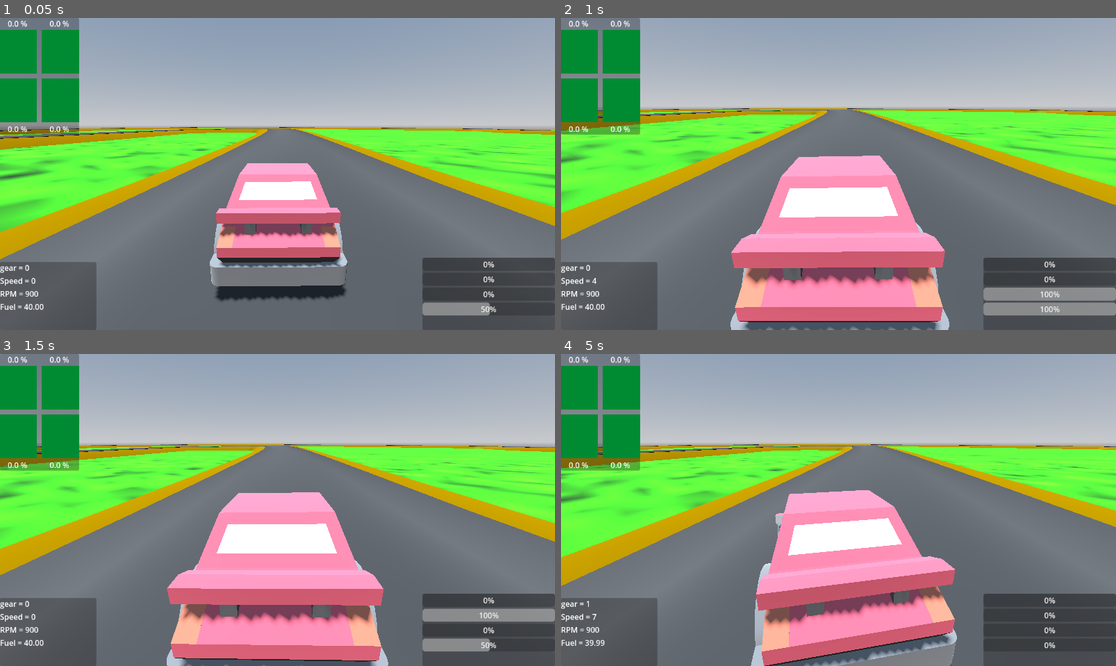
Above: before the commit, frames 1-4 (two rows, left to right).
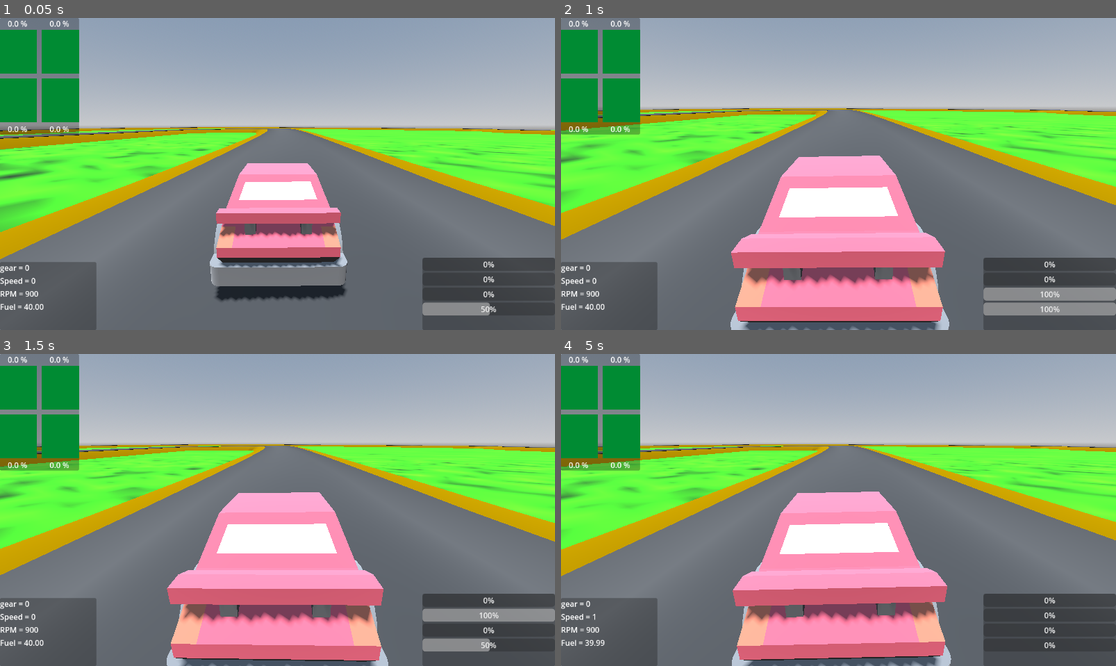
Above: after the commit, the same moments.

Repository: Dechode/Godot-Advanced-Vehicle
Game: Godot game, scene res://levels/world.tscn
Two runs of this game, one before a commit and one after it. Both use one fixed random seed, a clock stepped at 60 frames per second and the inputs below.
Inputs:
- Up to frame 1 (0.05 s): no input
- Up to frame 2 (1 s): hold Right (SteerRight) from 0.53 s (still down); hold C (Clutch) from 0.53 s (still down)
- Up to frame 3 (1.5 s): release Right (SteerRight) at 1.28 s; release C (Clutch) at 1.28 s; hold Down (Brake) from 1.28 s (still down); tap C (Clutch) at 1.35 s
- Up to frame 4 (5 s): release Down (Brake) at 2.03 s; hold Right (SteerRight) 2.03-2.78 s; hold Up (Throttle) 2.03-2.78 s; tap C (Clutch) at 2.3, 2.85, 4.55 s; hold A (ShiftUp) 2.78-3.53 s; hold C (Clutch) 3.53-4.28 s; hold Left (SteerLeft) from 3.53 s (still down); tap Up (Throttle) at 4.35 s

Frame 1 is identical in both runs. In frame 2, less than 0.1% of the frame differs, in the area x 0-97%, y 28-100%; in frame 3, less than 0.1%; in frame 4, 16%, in the area x 0-100%, y 28-100%.
Error after the commit: Invalid access to property or key 'automatic' on a base object of type 'Nil'. (res://scenes/vehicle/base_car.gd:104)

Commit message:
Refactor drivetrain params, better awd model

Diff:
--- a/scenes/vehicle/base_car.gd
+++ b/scenes/vehicle/base_car.gd
@@ -71,20 +71,7 @@
 func _ready() -> void:
 	clutch.friction = car_params.clutch_friction
 
-	drivetrain.rear_diff = car_params.rear_diff
-	drivetrain.front_diff = car_params.front_diff
-	drivetrain.gear_inertia = car_params.gear_inertia
-	drivetrain.gear_ratios = car_params.gear_ratios
-	drivetrain.reverse_ratio = car_params.reverse_ratio
-	drivetrain.final_drive = car_params.final_drive
-	drivetrain.front_diff_power_ratio = car_params.front_diff_power_ratio
-	drivetrain.rear_diff_power_ratio = car_params.rear_diff_power_ratio
-	drivetrain.front_diff_coast_ratio = car_params.front_diff_coast_ratio
-	drivetrain.rear_diff_coast_ratio = car_params.rear_diff_coast_ratio
-	drivetrain.automatic = car_params.automatic
-	drivetrain.drivetype = car_params.drivetype
-	drivetrain.set_front_diff_preload(car_params.front_diff_preload)
-	drivetrain.set_rear_diff_preload(car_params.rear_diff_preload)
+	drivetrain.drivetrain_params = car_params.drivetrain_params
 	drivetrain.set_input_inertia(car_params.engine_moment)
 
 	wheel_fl.set_params(car_params.wheel_params_fl)
@@ -114,16 +101,16 @@
 	front_brake_torque = brakes_torques.x
 	rear_brake_torque = brakes_torques.y + handbrake_input * car_params.max_handbrake_torque
 
-	if car_params.automatic:
+	if car_params.drivetrain_params.automatic:
 		var reversing = false
 		var shift_time = 700
 		var next_gear_rpm = 0
-		if selected_gear < car_params.gear_ratios.size():
-			next_gear_rpm = car_params.gear_ratios[selected_gear] * drivetrain.final_drive * avg_front_spin * AV_2_RPM
+		if selected_gear < car_params.drivetrain_params.gear_ratios.size():
+			next_gear_rpm = car_params.drivetrain_params.gear_ratios[selected_gear] * car_params.drivetrain_params.final_drive * avg_front_spin * AV_2_RPM
 
 		var prev_gear_rpm = 0
 		if selected_gear - 1 > 0:
-			prev_gear_rpm = car_params.gear_ratios[selected_gear - 1] * drivetrain.final_drive * avg_front_spin * AV_2_RPM
+			prev_gear_rpm = car_params.drivetrain_params.gear_ratios[selected_gear - 1] * car_params.drivetrain_params.final_drive * avg_front_spin * AV_2_RPM
 
 		if selected_gear == -1:
 			reversing = true
@@ -151,7 +138,50 @@
 	prev_pos = global_transform.origin
 	z_vel = -local_vel.z
 	x_vel = local_vel.x
-	drag_force()
+
+	##### Steerin with steer speed #####
+	if (steering_input < steering_amount):
+		steering_amount -= car_params.steer_speed * delta
+		if (steering_input > steering_amount):
+			steering_amount = steering_input
+
+	elif (steering_input > steering_amount):
+		steering_amount += car_params.steer_speed * delta
+		if (steering_input < steering_amount):
+			steering_amount = steering_input
+
+	wheel_fl.steer(steering_amount, car_params.max_steer)
+	wheel_fr.steer(steering_amount, car_params.max_steer)
+
+	##### Engine loop #####
+	drag_torque = car_params.engine_brake + rpm * car_params.engine_drag
+	torque_out = (get_engine_torque(rpm) + drag_torque ) * throttle_input
+	engine_net_torque = torque_out + clutch_reaction_torque - drag_torque
+
+	rpm += AV_2_RPM * delta * engine_net_torque / car_params.engine_moment
+	engine_angular_vel = rpm / AV_2_RPM
+
+	if rpm >= car_params.max_engine_rpm:
+		torque_out = 0
+		rpm -= 500
+
+	if rpm <= car_params.rpm_idle + 10 and abs(z_vel) < 10 and throttle_input <= 0.05:
+		clutch_input = 1.0
+
+	if selected_gear == 0:
+		freewheel(delta)
+	else:
+		engage(delta)
+
+	rpm = max(rpm , car_params.rpm_idle)
+
+	if fuel <= 0.0:
+		torque_out = 0.0
+		rpm = 0.0
+		stop_engine_sound()
+
+	play_engine_sound()
+	burn_fuel(delta)
 
 	##### AntiRollBar #####
 	var prev_comp = susp_comp
@@ -159,50 +189,7 @@
 	susp_comp[3] = wheel_br.apply_forces(prev_comp[2], delta)
 	susp_comp[0] = wheel_fr.apply_forces(prev_comp[1], delta)
 	susp_comp[1] = wheel_fl.apply_forces(prev_comp[0], delta)
-
-	##### Steerin with steer speed #####
-	if (steering_input < steering_amount):
-		steering_amount -= car_params.steer_speed * delta
-		if (steering_input > steering_amount):
-			steering_amount = steering_input
-
-	elif (steering_input > steering_amount):
-		steering_amount += car_params.steer_speed * delta
-		if (steering_input < steering_amount):
-			steering_amount = steering_input
-
-	wheel_fl.steer(steering_amount, car_params.max_steer)
-	wheel_fr.steer(steering_amount, car_params.max_steer)
-
-	##### Engine loop #####
-	drag_torque = car_params.engine_brake + rpm * car_params.engine_drag
-	torque_out = (get_engine_torque(rpm) + drag_torque ) * throttle_input
-	engine_net_torque = torque_out + clutch_reaction_torque - drag_torque
-
-	rpm += AV_2_RPM * delta * engine_net_torque / car_params.engine_moment
-	engine_angular_vel = rpm / AV_2_RPM
-
-	if rpm >= car_params.max_engine_rpm:
-		torque_out = 0
-		rpm -= 500
-
-	if rpm <= car_params.rpm_idle + 10:
-		clutch_input = 1.0
-
-	if selected_gear == 0:
-		freewheel(delta)
-	else:
-		engage(delta)
-
-	rpm = max(rpm , car_params.rpm_idle)
-
-	if fuel <= 0.0:
-		torque_out = 0.0
-		rpm = 0.0
-		stop_engine_sound()
-
-	play_engine_sound()
-	burn_fuel(delta)
+	drag_force()
 
 
 func get_engine_torque(p_rpm) -> float:
@@ -245,11 +232,11 @@
 
 	var gearbox_shaft_speed: float = 0.0
 
-	if car_params.drivetype == car_params.DRIVE_TYPE.RWD:
+	if car_params.drivetrain_params.drivetype == car_params.drivetrain_params.DRIVE_TYPE.RWD:
 		gearbox_shaft_speed = avg_rear_spin * drivetrain.get_gearing()
-	elif car_params.drivetype == car_params.DRIVE_TYPE.FWD:
-		gearbox_shaft_speed = avg_front_spin * drivetrain.get_gearing()
-	elif car_params.drivetype == car_params.DRIVE_TYPE.AWD:
+	elif car_params.drivetrain_params.drivetype == car_params.drivetrain_params.DRIVE_TYPE.FWD:
+		gearbox_shaft_speed = avg_front_spin * car_params.drivetrain_params.get_gearing()
+	elif car_params.drivetrain_params.drivetype == car_params.drivetrain_params.DRIVE_TYPE.AWD:
 		gearbox_shaft_speed = (avg_front_spin + avg_rear_spin) * 0.5 * drivetrain.get_gearing()
 
 	var speed_error = engine_angular_vel - gearbox_shaft_speed
@@ -260,9 +247,7 @@
 	clutch_reaction_torque = reaction_torques.y
 
 	net_drive = drive_reaction_torque * (1 - clutch_input)
-
 	drivetrain.drivetrain(net_drive, rear_brake_torque, front_brake_torque, [wheel_bl, wheel_br, wheel_fl, wheel_fr], delta)
-
 	speedo = avg_front_spin * wheel_fl.tire_radius * 3.6
 
 func drag_force():
@@ -285,7 +270,7 @@
 
 
 func shift_up():
-	if selected_gear < car_params.gear_ratios.size():
+	if selected_gear < car_params.drivetrain_params.gear_ratios.size():
 		selected_gear += 1
 		last_shift_time = Time.get_ticks_msec()
 		drivetrain.set_selected_gear(selected_gear)
--- a/scenes/vehicle/car_params.gd
+++ b/scenes/vehicle/car_params.gd
@@ -37,24 +37,25 @@
 @export var clutch_friction = 500.0
 
 ######### Drivetrain variables #########
-@export var drivetype = DRIVE_TYPE.RWD
-@export var automatic := false
-
-@export var gear_ratios = [ 3.1, 2.61, 2.1, 1.72, 1.2, 1.0 ]
-@export var final_drive = 3.7
-@export var reverse_ratio = 3.9
-@export var gear_inertia = 0.12
-
-@export var front_diff = DIFF_TYPE.LIMITED_SLIP
-@export var front_diff_preload = 50.0
-@export var front_diff_power_ratio: float = 2.0
-@export var front_diff_coast_ratio: float = 1.0
-@export var rear_diff = DIFF_TYPE.LIMITED_SLIP
-@export var rear_diff_preload = 50.0
-@export var rear_diff_power_ratio: float = 2.0
-@export var rear_diff_coast_ratio: float = 1.0
-
-@export var center_split_fr = 0.4 # AWD torque split front / rear
+@export var drivetrain_params: DriveTrainParameters
+#@export var drivetype = DRIVE_TYPE.RWD
+#@export var automatic := false
+#
+#@export var gear_ratios = [ 3.1, 2.61, 2.1, 1.72, 1.2, 1.0 ]
+#@export var final_drive = 3.7
+#@export var reverse_ratio = 3.9
+#@export var gear_inertia = 0.12
+#
+#@export var front_diff = DIFF_TYPE.LIMITED_SLIP
+#@export var front_diff_preload = 50.0
+#@export var front_diff_power_ratio: float = 2.0
+#@export var front_diff_coast_ratio: float = 1.0
+#@export var rear_diff = DIFF_TYPE.LIMITED_SLIP
+#@export var rear_diff_preload = 50.0
+#@export var rear_diff_power_ratio: float = 2.0
+#@export var rear_diff_coast_ratio: float = 1.0
+#
+#@export var center_split_fr = 0.4 # AWD torque split front / rear
 
 ######### Aero #########
 @export var cd = 0.3
--- /dev/null
+++ b/scenes/vehicle/diff_params.gd
@@ -0,0 +1,14 @@
+class_name DiffParameters
+extends Resource
+
+enum DIFF_TYPE {
+	LIMITED_SLIP,
+	OPEN_DIFF,
+	LOCKED,
+}
+
+@export var diff_preload = 50.0
+@export var power_ratio: float = 2.0
+@export var coast_ratio: float = 1.0
+
+@export var diff_type = DIFF_TYPE.LIMITED_SLIP
--- a/scenes/vehicle/drivetrain.gd
+++ b/scenes/vehicle/drivetrain.gd
@@ -19,56 +19,26 @@
 	AWD,
 }
 
-@export var drivetype = DRIVE_TYPE.RWD
-@export var gear_ratios = [ 3.1, 2.61, 2.1, 1.72, 1.2, 1.0 ]
-@export var final_drive = 3.7
-@export var reverse_ratio = 3.9
-@export var gear_inertia = 0.10
-@export var automatic := true
-
-@export var rear_diff = DIFF_TYPE.LIMITED_SLIP
-@export var front_diff = DIFF_TYPE.LIMITED_SLIP
-
-@export var rear_diff_preload = 50.0
-@export var front_diff_preload = 50.0
-
-@export var rear_diff_power_ratio: float = 2.0
-@export var front_diff_power_ratio: float = 2.0
-
-@export var rear_diff_coast_ratio: float = 1.0
-@export var front_diff_coast_ratio: float = 1.0
-
-@export var center_split_fr = 0.4 # AWD torque split front / rear
+@export var drivetrain_params: DriveTrainParameters
 
 var selected_gear := 0
-var _diff_clutch = null
+var _diff_clutch := Clutch.new()
 var _engine_inertia := 0.0
 var _diff_split := 0.5
 
 
-func _init():
-	_diff_clutch = Clutch.new()
-
-
-func set_rear_diff_preload(value):
-	rear_diff_preload = value
-
-func set_front_diff_preload(value):
-	front_diff_preload = value
-
-
 func set_selected_gear(gear):
-	gear = clamp(gear, -1, gear_ratios.size())
+	gear = clamp(gear, -1, drivetrain_params.gear_ratios.size())
 	selected_gear = gear
 
 
 func get_gearing() -> float:
-	if selected_gear > gear_ratios.size():
+	if selected_gear > drivetrain_params.gear_ratios.size():
 		return 0.0
 	if selected_gear > 0:
-		return gear_ratios[selected_gear - 1] * final_drive
+		return drivetrain_params.gear_ratios[selected_gear - 1] * drivetrain_params.final_drive
 	if selected_gear == -1:
-		return -reverse_ratio * final_drive
+		return -drivetrain_params.reverse_ratio * drivetrain_params.final_drive
 	return 0.0
 
 
@@ -76,28 +46,42 @@
 	_engine_inertia =  value
 
 
-func differential(torque, brake_torque, wheels, diff_preload, power_ratio, coast_ratio, diff_type, delta: float):
+func differential(torque: float, brake_torque, wheels, diff: DiffParameters, delta: float):
 	var diff_state = DIFF_STATE.LOCKED
+	var tr1 = abs(wheels[0].get_reaction_torque())
+	var tr2 = abs(wheels[1].get_reaction_torque())
 
-	var delta_torque = wheels[0].get_reaction_torque() - wheels[1].get_reaction_torque()
-	var t1 = torque * 0.5
-	var t2 = torque * 0.5
-	var drive_inertia = _engine_inertia + pow(abs(get_gearing()), 2) * gear_inertia
-#	print_debug(drive_inertia)
+	var delta_torque := 0.0
+	var bias := 0.0
 
-	var ratio = power_ratio
+	if tr1 >= tr2:
+		bias = tr1 / tr2
+		delta_torque = tr1 - tr2
+	else:
+		bias = tr2 / tr1
+		delta_torque = tr2 - tr1
+
+#	print_debug(delta_torque)
+
+	var t1 := torque * 0.5
+	var t2 := torque * 0.5
+	var drive_inertia := _engine_inertia + pow(abs(get_gearing()), 2) * drivetrain_params.gear_inertia
+
+	var ratio = diff.power_ratio
 	if torque * sign(get_gearing()) < 0:
-		ratio = coast_ratio
+		ratio = diff.coast_ratio
 
-	if diff_type == DIFF_TYPE.OPEN_DIFF:
+	if diff.diff_type == DIFF_TYPE.OPEN_DIFF:
 		diff_state = DIFF_STATE.OPEN
-	elif diff_type == DIFF_TYPE.LOCKED:
+	elif diff.diff_type == DIFF_TYPE.LOCKED:
 		diff_state = DIFF_STATE.LOCKED
 	else:
-		if abs(delta_torque) > diff_preload: #* ratio:
+#		print_debug(bias)
+		if abs(delta_torque) > diff.diff_preload and bias <= ratio:
 			diff_state = DIFF_STATE.SLIPPING
+#			print_debug("Slipping")
 
-#	print_debug("Diff state = %d" % diff_state)
+#	print_debug(diff_state)
 
 	match diff_state:
 		DIFF_STATE.OPEN:
@@ -110,17 +94,14 @@
 			_diff_split = 0.5 * (clamp(diff_sum, -1.0, 1.0) + 1.0)
 
 		DIFF_STATE.SLIPPING:
-			_diff_clutch.friction = diff_preload
+			_diff_clutch.friction = diff.diff_preload
 			var diff_torques = _diff_clutch.get_reaction_torques(wheels[0].get_spin(), wheels[1].get_spin(), 0.0, 0.0)
 #			print_debug("diff internal torques = " +  str(diff_torques))
 			t1 += diff_torques.x
 			t2 += diff_torques.y
 
-			var diff_sum := 0.0
-			diff_sum += wheels[0].apply_torque(t1, brake_torque * 0.5, drive_inertia, delta)
-			diff_sum -= wheels[1].apply_torque(t2, brake_torque * 0.5, drive_inertia, delta)
-#			_diff_split = 0.5 * (clamp(diff_sum, -1.0, 1.0) + 1.0)
-
+			wheels[0].apply_torque(t1, brake_torque * 0.5, drive_inertia, delta)
+			wheels[1].apply_torque(t2, brake_torque * 0.5, drive_inertia, delta)
 
 		DIFF_STATE.LOCKED:
 			var net_torque = wheels[0].get_reaction_torque() + wheels[1].get_reaction_torque()
@@ -128,7 +109,8 @@
 			var spin: float
 			var avg_spin = (wheels[0].get_spin() + wheels[1].get_spin()) * 0.5
 			var rolling_resistance = wheels[0].rolling_resistance + wheels[1].rolling_resistance
-			if abs(avg_spin) < 5.0 and brake_torque > abs(t1 + t2):
+#			if abs(avg_spin) < 5.0 and brake_torque > abs(t1 + t2):
+			if abs(avg_spin) < 5.0 and brake_torque > abs(net_torque):
 				spin = 0.0
 			else:
 				net_torque -= (brake_torque + rolling_resistance) * sign(avg_spin)
@@ -145,25 +127,66 @@
 
 	var drive_torque = torque * get_gearing()
 
-	if drivetype == DRIVE_TYPE.RWD:
-		differential(drive_torque, rear_brake_torque, rear_wheels, rear_diff_preload,
-					rear_diff_coast_ratio, rear_diff_power_ratio, rear_diff, delta)
+	if drivetrain_params.drivetype == DRIVE_TYPE.RWD:
+		differential(drive_torque, rear_brake_torque, rear_wheels, drivetrain_params.rear_diff, delta)
 		front_wheels[0].apply_torque(0.0, front_brake_torque * 0.5, 0.0, delta)
 		front_wheels[1].apply_torque(0.0, front_brake_torque * 0.5, 0.0, delta)
 
-	elif drivetype == DRIVE_TYPE.FWD:
-		differential(drive_torque, front_brake_torque, front_wheels, rear_diff_preload,
-					rear_diff_coast_ratio, rear_diff_power_ratio, rear_diff, delta)
+	elif drivetrain_params.drivetype == DRIVE_TYPE.FWD:
+		differential(drive_torque, front_brake_torque, front_wheels, drivetrain_params.front_diff, delta)
 		rear_wheels[0].apply_torque(0.0, rear_brake_torque * 0.5, 0.0, delta)
 		rear_wheels[1].apply_torque(0.0, rear_brake_torque * 0.5, 0.0, delta)
 
 
-	elif drivetype == DRIVE_TYPE.AWD:
-		var rear_drive = drive_torque * (1 - center_split_fr)
-		var front_drive = drive_torque * center_split_fr
+	elif drivetrain_params.drivetype == DRIVE_TYPE.AWD:
 
-		differential(rear_drive, rear_brake_torque, rear_wheels, rear_diff_preload,
-					rear_diff_coast_ratio, rear_diff_power_ratio, rear_diff, delta)
+#		if drivetrain_params.center_diff.diff_type == DIFF_TYPE.LOCKED:
+		match drivetrain_params.center_diff.diff_type:
+			DIFF_TYPE.LOCKED:
+				var rear_spin = (wheels[0].get_spin() + wheels[1].get_spin()) * 0.5
+				var front_spin = (wheels[2].get_spin() + wheels[3].get_spin()) * 0.5
+				var avg_spin = (front_spin + rear_spin) * 0.5
 
-		differential(front_drive, front_brake_torque, front_wheels, front_diff_preload,
-					front_diff_coast_ratio, front_diff_power_ratio, front_diff, delta)
+				var net_torque := 0.0
+				var combined_wheel_inertias := 0.0
+				var rolling_resistance := 0.0
+
+				for w in wheels:
+					net_torque += w.get_reaction_torque()
+					combined_wheel_inertias += w.wheel_inertia
+					rolling_resistance += w.rolling_resistance
+
+				net_torque += drive_torque
+	#			print_debug(net_torque)
+				var brake_torque := rear_brake_torque + front_brake_torque
+
+				var spin := 0.0
+				if abs(avg_spin) < 5.0 and brake_torque > abs(net_torque):
+					spin = 0.0
+				else:
+					net_torque -= (brake_torque + abs(rolling_resistance)) * sign(avg_spin)
+
+					var drive_inertia = _engine_inertia + pow(abs(get_gearing()), 2) * drivetrain_params.gear_inertia# * 2
+					drive_inertia += combined_wheel_inertias
+	#				print_debug(avg_spin)
+					spin = avg_spin + delta * net_torque / drive_inertia
+
+				wheels[0].set_spin(spin)
+				wheels[1].set_spin(spin)
+				wheels[2].set_spin(spin)
+				wheels[3].set_spin(spin)
+
+			DIFF_TYPE.LIMITED_SLIP:
+				var rear_drive = drive_torque * (1 - drivetrain_params.center_split_fr)
+				var front_drive = drive_torque * drivetrain_params.center_split_fr
+
+				differential(rear_drive, rear_brake_torque, rear_wheels, drivetrain_params.rear_diff, delta)
+				differential(front_drive, front_brake_torque, front_wheels, drivetrain_params.front_diff, delta)
+
+			DIFF_TYPE.OPEN_DIFF:
+				var rear_drive = drive_torque * (1 - drivetrain_params.center_split_fr)
+				var front_drive = drive_torque * drivetrain_params.center_split_fr
+
+				differential(rear_drive, rear_brake_torque, rear_wheels, drivetrain_params.rear_diff, delta)
+				differential(front_drive, front_brake_torque, front_wheels, drivetrain_params.front_diff, delta)
+				pass
--- /dev/null
+++ b/scenes/vehicle/drivetrain_params.gd
@@ -0,0 +1,23 @@
+class_name DriveTrainParameters
+extends Resource
+
+
+enum DRIVE_TYPE{
+	FWD,
+	RWD,
+	AWD,
+}
+
+@export var drivetype := DRIVE_TYPE.RWD
+@export var gear_ratios := [ 3.1, 2.61, 2.1, 1.72, 1.2, 1.0 ]
+@export var final_drive := 3.7
+@export var reverse_ratio := 3.9
+@export var gear_inertia := 0.10
+@export var automatic := true
+
+@export var rear_diff: DiffParameters
+@export var front_diff: DiffParameters
+@export var center_diff: DiffParameters
+
+
+@export var center_split_fr := 0.4 # AWD torque split front / rear
